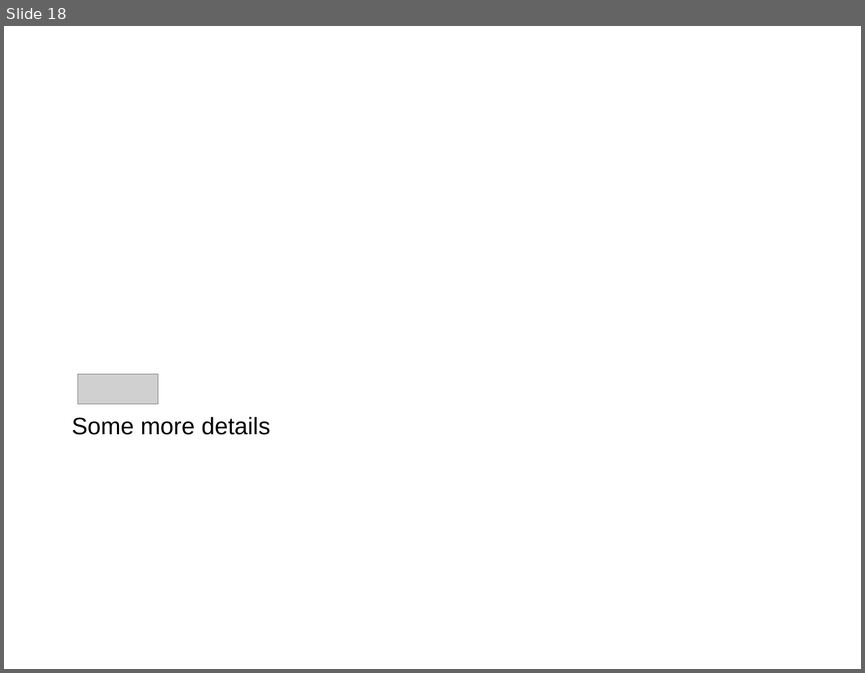
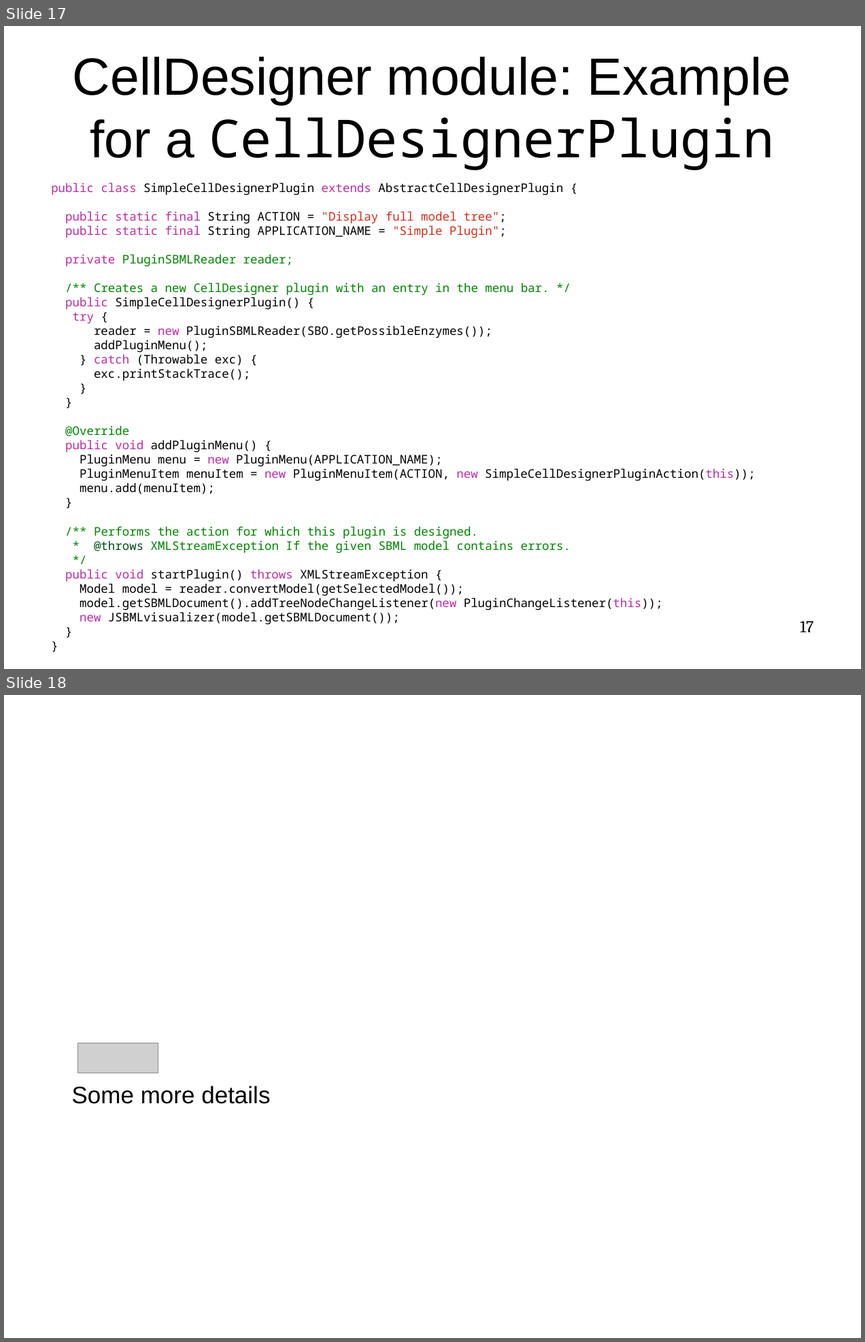
Before and after one commit to sbmlteam/jsbml, a slide deck: core/doc/presentations/2014_04_COLOMOTO_JSBML_QUAL.pptx. Shown one above the other, each under a label of ours: slide 18 before the commit, slides 17 and 18 after it. The pictures are 865x673 and 865x1342 pixels, drawn with LibreOffice and Linux fonts; fonts in the diff are those of the drawing; grey boxes stand for pictures. Boxes give left, top, right and bottom in pixels: in the first picture for what was removed or moved away, otherwise in the second. Text is boxed around its words. In the diff, an @@ line names an element or a change of style, - is before the commit and + after.

```diff
--- a/core/doc/presentations/2014_04_COLOMOTO_JSBML_QUAL.pptx
+++ b/core/doc/presentations/2014_04_COLOMOTO_JSBML_QUAL.pptx
@@ slide 17 added at (x1=4, y1=26, x2=861, y2=669), background #FFFFFF @@
@@ title added at (x1=73, y1=57, x2=791, y2=170), 44 pt, text #000000 @@
+CellDesigner module: Example for a CellDesignerPlugin
@@ text added at (x1=51, y1=182, x2=755, y2=624), 10 pt, text #000000 @@
+public class SimpleCellDesignerPlugin extends AbstractCellDesignerPlugin {
+public static final String ACTION = "Display full model tree";
+public static final String APPLICATION_NAME = "Simple Plugin";
+private PluginSBMLReader reader;
+/** Creates a new CellDesigner plugin with an entry in the menu bar. */
+public SimpleCellDesignerPlugin() {
+try {
+reader = new PluginSBMLReader(SBO.getPossibleEnzymes());
+addPluginMenu();
+} catch (Throwable exc) {
+exc.printStackTrace();
+}
+}
+@Override
+public void addPluginMenu() {
+PluginMenu menu = new PluginMenu(APPLICATION_NAME);
+PluginMenuItem menuItem = new PluginMenuItem(ACTION, new SimpleCellDesignerPluginAction(this));
+menu.add(menuItem);
+}
+/** Performs the action for which this plugin is designed.
+* @throws XMLStreamException If the given SBML model contains errors.
+*/
+public void startPlugin() throws XMLStreamException {
+Model model = reader.convertModel(getSelectedModel());
+model.getSBMLDocument().addTreeNodeChangeListener(new PluginChangeListener(this));
+new JSBMLvisualizer(model.getSBMLDocument());
+}
+}
@@ page number added at (x1=800, y1=620, x2=813, y2=632), 14 pt, text #000000 @@
+17
```
Also in this commit, not shown: 1 slide changed, 1 other slide added, 10 slides removed, 3 other files.
